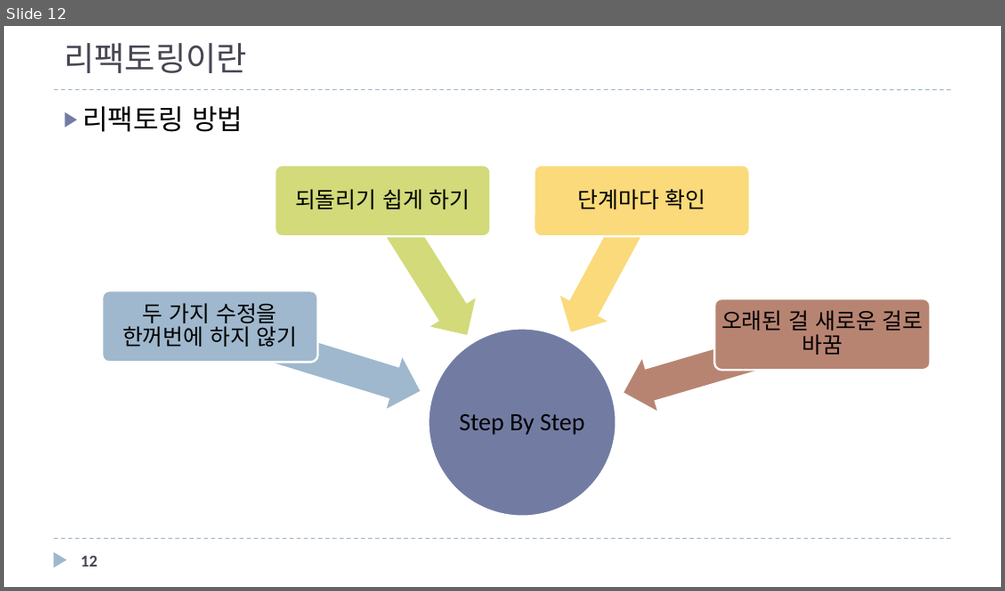
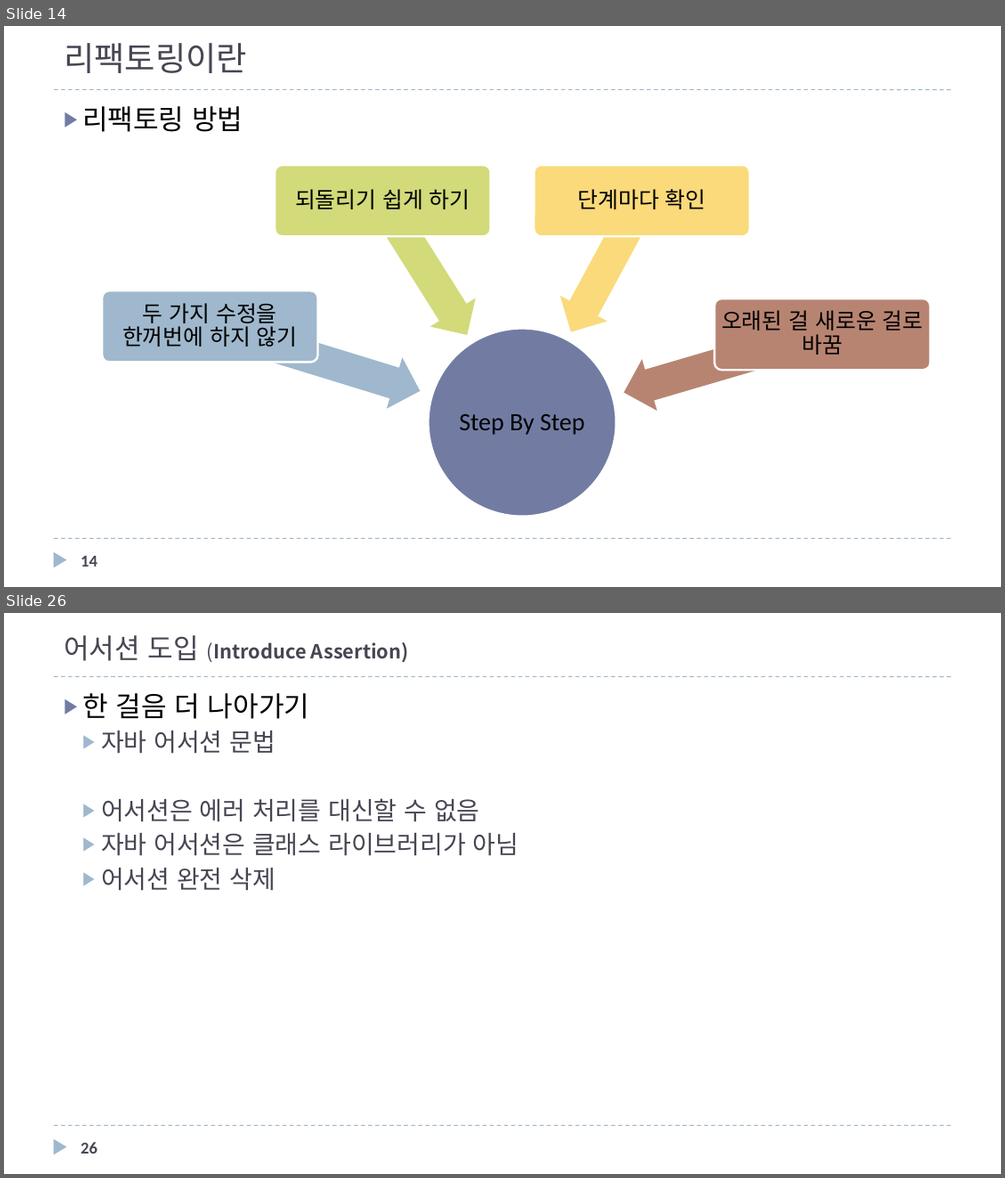
Before and after one commit to mkgungor/refactoring_java, a slide deck: ppt/자바로 배우는 리팩토링 입문.pptx. Shown one above the other, each under a label of ours: slide 12 before the commit, slides 14 and 26 after it; the slides between them are not shown. The pictures are 1005x591 and 1005x1178 pixels, drawn with LibreOffice and Linux fonts; fonts in the diff are those of the drawing. Boxes give left, top, right and bottom in pixels: in the first picture for what was removed or moved away, otherwise in the second. Text is boxed around its words. In the diff, an @@ line names an element or a change of style, - is before the commit and + after.

```diff
--- a/ppt/자바로 배우는 리팩토링 입문.pptx
+++ b/ppt/자바로 배우는 리팩토링 입문.pptx
@@ slide 26 added at box(4, 613, 1001, 1174), background #FFFFFF; not listed: 3 template elements that a slide beside it also shows @@
@@ title added at box(64, 635, 409, 662), 14 pt, text #464653, bold @@
+어서션 도입 (Introduce Assertion)
@@ text added at box(82, 693, 519, 890), 18 pt, text #464653 @@
+▶ 한 걸음 더 나아가기
+  ▶ 자바 어서션 문법
+  ▶ 어서션은 에러 처리를 대신할 수 없음
+  ▶ 자바 어서션은 클래스 라이브러리가 아님
+  ▶ 어서션 완전 삭제
@@ page number added at box(81, 1142, 97, 1153), 12 pt, text #464653, bold @@
+26
@@ what was slide 12 is now slide 14 @@
@@ page number at box(81, 556, 97, 566): text changed @@
-12
+14
```
Also in this commit, not shown: 4 slides changed, 16 other slides added.
